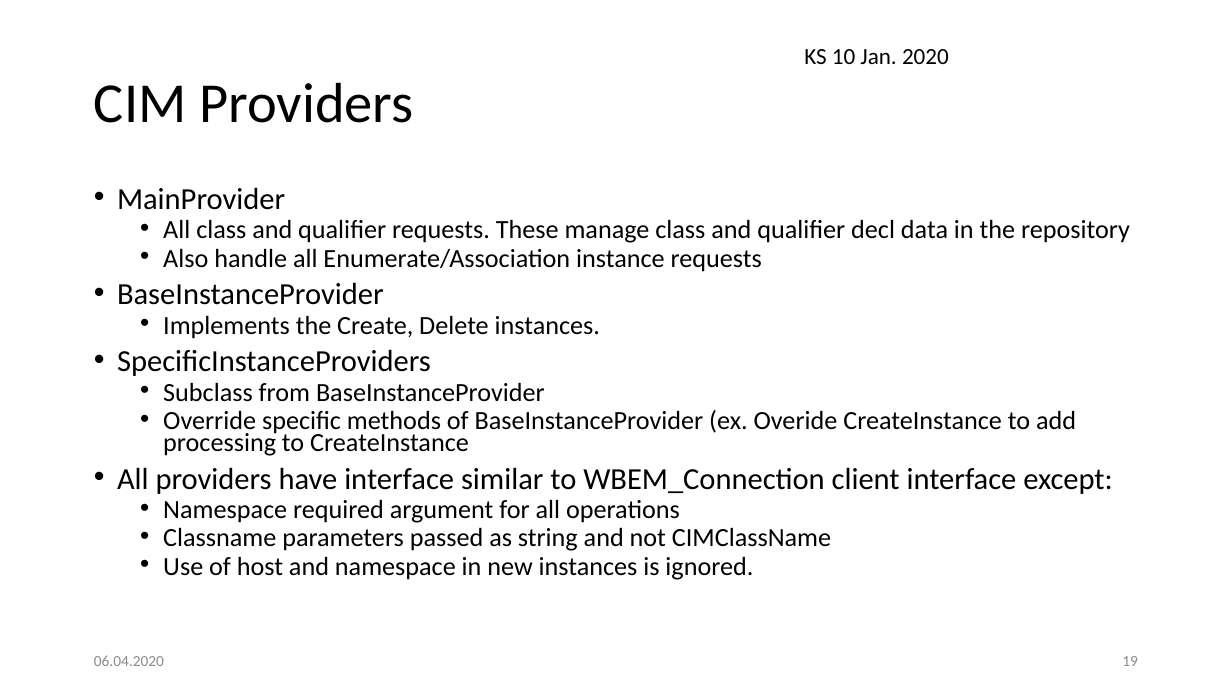
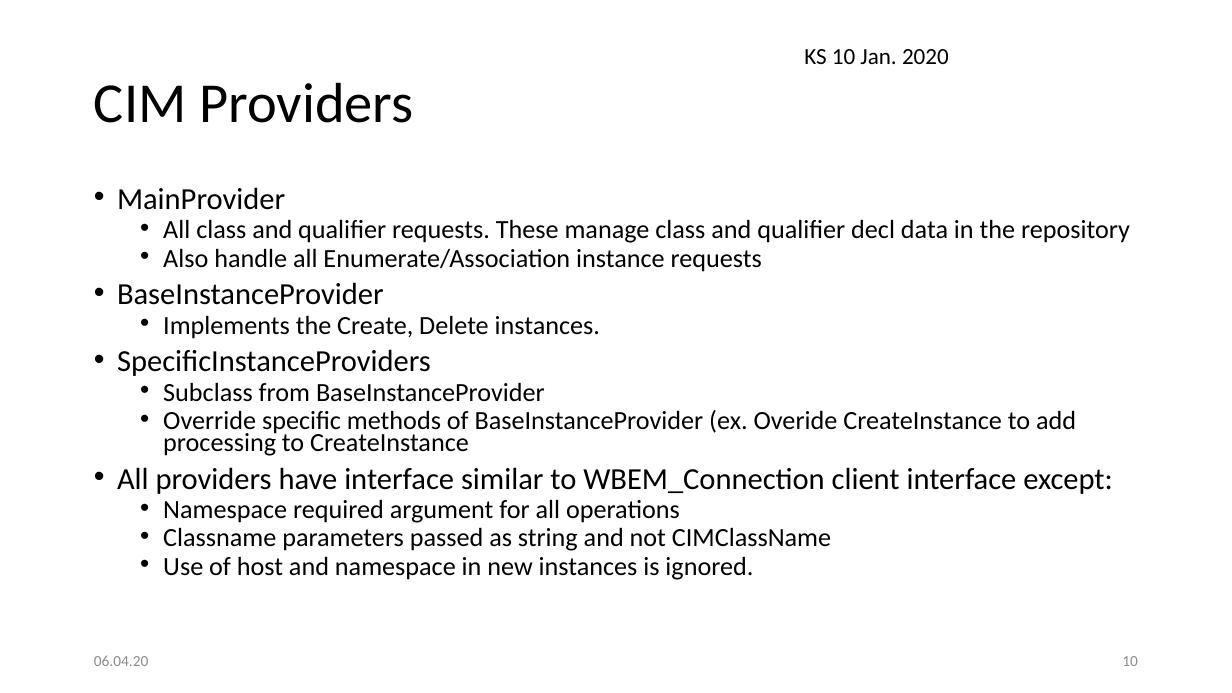
Before and after one commit to pywbem/pywbem, a slide deck: slide 10 of design/RepositoryStructure.pptx (slide 19 before the commit). Drawn at 1232x693 pixels with LibreOffice and Linux fonts; fonts in the diff are those of the drawing. Boxes give left, top, right and bottom in pixels: in the first picture for what was removed or moved away, otherwise in the second. Text is boxed around its words. In the diff, an @@ line names an element or a change of style, - is before the commit and + after.

```diff
--- a/design/RepositoryStructure.pptx
+++ b/design/RepositoryStructure.pptx
@@ text at [94, 655, 148, 666]: text changed @@
-06.04.2020
+06.04.20
@@ page number at [1122, 656, 1138, 666]: text changed @@
-19
+10
```
Also in this commit, not shown: 21 other slides changed, 1 slide added.
